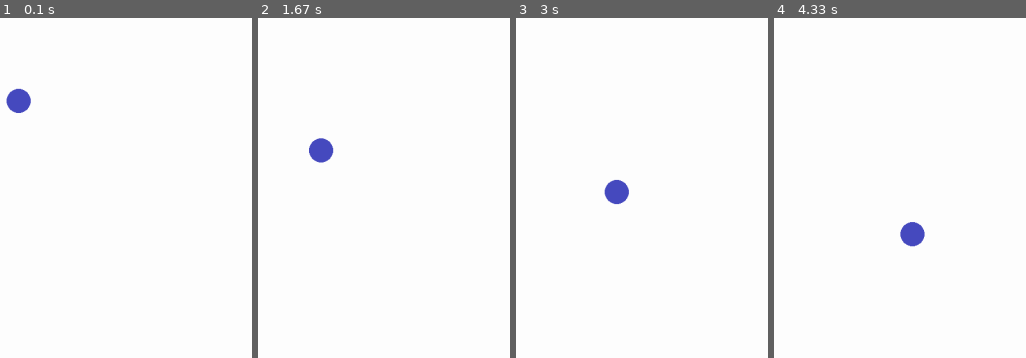
Above: before the commit, frames 1-4 (left to right).
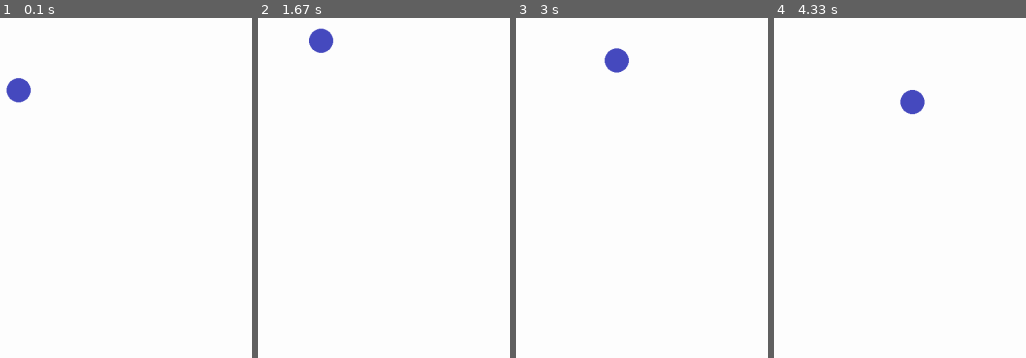
Above: after the commit, the same moments.

Repository: sps-trutnov/cviceni-1ep-sk1-pygame
Game: pygame game, started from src/hello_pygame.py
Two runs of this game, one before a commit and one after it. Both use one fixed random seed, a clock stepped at 60 frames per second and the inputs below.
Inputs:
- Up to frame 1 (0.1 s): no input
- Up to frame 2 (1.67 s): no input
- Up to frame 3 (3 s): no input
- Up to frame 4 (4.33 s): no input

The runs differ from the first frame. In frame 1, 0.6% of the frame differs, in the area x 2-13%, y 17-28%; in frame 2, 1.1%, in the area x 20-31%, y 2-43%; in frame 3, 1.1%; in frame 4, 1.1%.

Commit message:
Doplnění náhodného směru rychlosti

Diff:
--- a/src/hello_pygame.py
+++ b/src/hello_pygame.py
@@ -24,8 +24,8 @@
 micek_x= random.randint(0, rozmer_okna_x - micek_w)
 micek_y = random.randint(0, rozmer_okna_y - micek_h)
 
-micek_dx = random.random()
-micek_dy = random.random()
+micek_dx = random.random() * random.choice([-1, 1])
+micek_dy = random.random() * random.choice([-1, 1])
 
 if cernobily_rezim:
     odstin = random.randint(0, 254)
